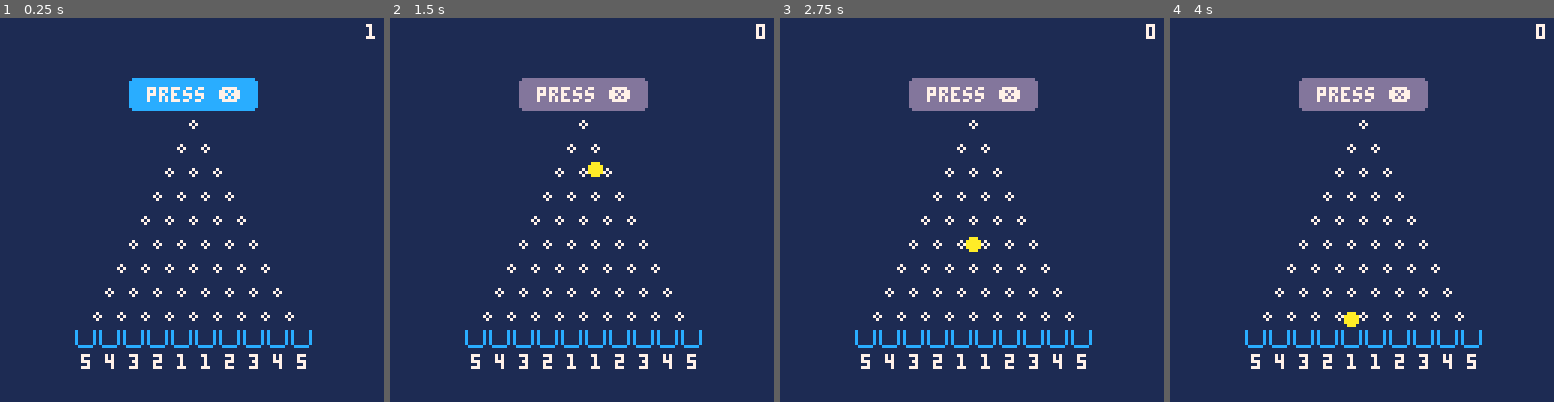
Above: before the commit, frames 1-4 (left to right).
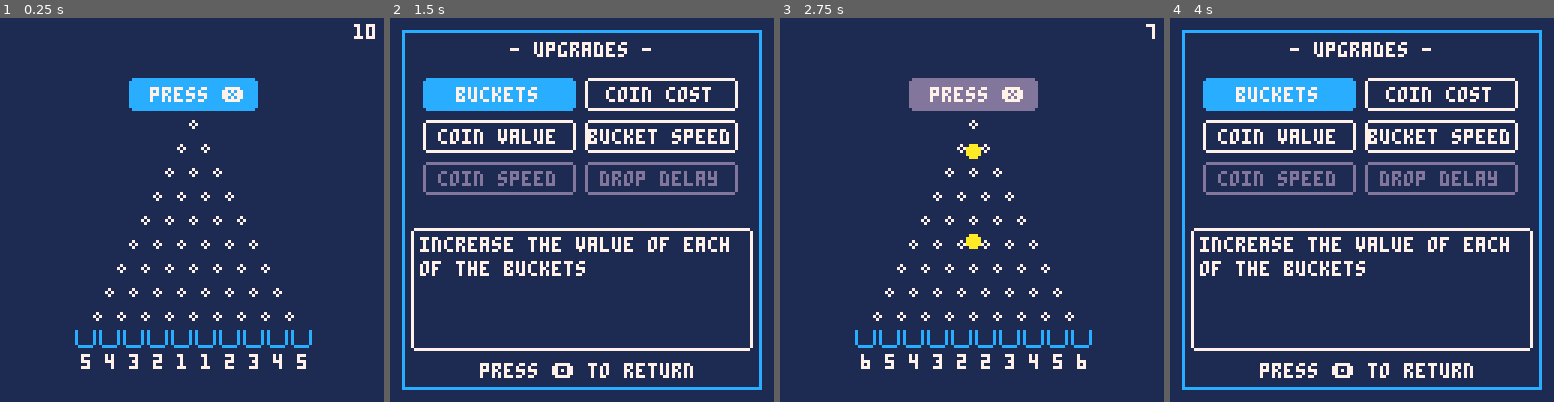
Above: after the commit, the same moments.

Repository: kjbrown-sandbox/pico-8
Game: PICO-8 cartridge plunko.p8
Two runs of this game, one before a commit and one after it. Both use one fixed random seed, a clock stepped at 60 frames per second and the inputs below.
Inputs:
- Up to frame 1 (0.25 s): no input
- Up to frame 2 (1.5 s): tap X (X key) at 0.33, 1.07 s; tap O (Z key) at 0.7 s
- Up to frame 3 (2.75 s): hold Right 1.6-2.1 s; tap O (Z key) at 1.7, 2.1, 2.5 s; tap X (X key) at 1.85 s; hold Up 2.15-2.42 s; hold Right from 2.47 s (still down)
- Up to frame 4 (4 s): tap O (Z key) at 2.9, 3.3, 3.7 s; tap X (X key) at 2.97 s; release Right at 3.03 s; hold Left 3.08-3.58 s; hold Down 3.63-3.97 s

The runs differ from the first frame. In frame 1, 0.6% of the frame differs, in the area x 38-98%, y 1-22%; in frame 2, 21%; in frame 3, 1.0%; in frame 4, 21%, in the area x 3-98%, y 1-97%.

Commit message:
Very rudimentary upgrade system

Diff:
--- a/plunko.p8
+++ b/plunko.p8
@@ -8,10 +8,16 @@
 	num_peg_rows = 9,
 }
 
+
+game_mode = {
+	drop = 1,
+	upgrade = 2,
+}
+
 state = {
 	debug_text = "",
 	timers = {},
-	money = 1,
+	money = 10,
 	buckets = {},
 	special_coins = {
 		red = 0,
@@ -20,11 +26,12 @@
 	coin_cost = 1,
 	earnings_text = "",
 	disable_button_drop = false,
+	mode = game_mode.drop,
 }
 
 function _init()
 	state.buckets = {}
-	drop_button = new_button()
+	drop_button = new_drop_button()
 	start_x = 64 - (8 * (consts.num_buckets / 2 + 1)) + 1
 	bucket_value = flr(consts.num_buckets / 2)
 	for i = 1, consts.num_buckets do
@@ -35,30 +42,42 @@
 			bucket_value += 1
 		end
 	end
+	upgrades = new_upgrades()
 end
 
 function _update()
 	update_timers()
-	update_board()
-	drop_button:update()
 	for coin in all(state.fallings_coins) do
 		coin.update()
 	end
+
+	if state.mode == game_mode.drop then
+		update_board()
+		drop_button:update()
+	elseif state.mode == game_mode.upgrade then
+		upgrades:update()
+	end
 end
 
 function _draw()
 	cls(1)
-	map(0,0,0,0)
-	draw_board()
-	drop_button:draw()
-	for coin in all(state.fallings_coins) do
-		coin.draw()
-	end
-	draw_pegs()
-	for b in all(state.buckets) do
-		b.draw()
-	end
-	print(state.earnings_text, 126 - #state.earnings_text * 4, 9, 11)
+
+	if state.mode == game_mode.drop then
+		draw_board()
+		drop_button:draw()
+		for coin in all(state.fallings_coins) do
+			coin.draw()
+		end
+		draw_pegs()
+		for b in all(state.buckets) do
+			b.draw()
+		end
+		print(state.earnings_text, 126 - #state.earnings_text * 4, 9, 11)
+	elseif state.mode == game_mode.upgrade then
+		upgrades:draw()
+		-- cprint("coins: " .. state.money, 120, 7)
+		-- cprint("red coins: " .. state.special_coins.red, 120, 7)
+	end
 	print(state.debug_text, 0, 0, 7)
 
 end
@@ -70,7 +89,9 @@
 
 function update_board()
 	local can_drop_coin = not is_button_drop_disabled()
-	if btnp(❎) and can_drop_coin then
+	if btnp(🅾️) then
+		state.mode = game_mode.upgrade
+	elseif btnp(❎) and can_drop_coin then
 		if state.special_coins.red > 0 then
 			state.special_coins.red -= 1
 			add(state.fallings_coins, new_coin(coin_types.red))  -- red coin
@@ -85,7 +106,7 @@
 	return state.disable_button_drop or state.money < state.coin_cost
 end
 
-function new_button()
+function new_drop_button()
 	return {
 		update = function(self)
 			if self.waiting_to_reset then
@@ -110,18 +131,66 @@
 			local disabled = is_button_drop_disabled()
 			local color = (not disabled and 12 or 13)
 
-			rectfill(start_x, start_y, start_x + 40, start_y + 10, color)
-			-- draw sides to make it look rounded on corners
-			line(start_x - 1, start_y + 1, start_x - 1, start_y + 9, color)
-			line(start_x + 41, start_y + 1, start_x + 41, start_y + 9, color)
-
-			print("press ❎", start_x + 5, start_y + 3, 7)
+			-- rectfill(start_x, start_y, start_x + 40, start_y + 10, color)
+			-- -- draw sides to make it look rounded on corners
+			-- line(start_x - 1, start_y + 1, start_x - 1, start_y + 9, color)
+			-- line(start_x + 41, start_y + 1, start_x + 41, start_y + 9, color)
+			rounded_button_filled(start_x, start_y, start_x + 40, start_y + 10, "press ❎", color)
+
+			-- print("press ❎", start_x + 5, start_y + 3, 7)
 		end,
 	}
 end
 
 -->8
 -- utils
+-- center print text
+-- Helper function to split strings
+function split(str, delimiter)
+    local result = {}
+    local current = ""
+    for i = 1, #str do
+        local char = sub(str, i, i)
+        if char == delimiter then
+            if #current > 0 then
+                add(result, current)
+                current = ""
+            end
+        else
+            current = current .. char
+        end
+    end
+    if #current > 0 then
+        add(result, current)
+    end
+    return result
+end
+
+function cprint(text, y, color)
+	color = color or 7
+	print(text, 64 - #text * 2, y, color)
+end
+
+function rounded_button_filled(top_x, top_y, bottom_x, bottom_y, text, color)
+	local width = bottom_x - top_x
+	local height = bottom_y - top_y
+	rectfill(top_x, top_y, bottom_x, bottom_y, color)
+	line(top_x - 1, top_y + 1, top_x - 1, bottom_y - 1, color)
+	line(bottom_x + 1, top_y + 1, bottom_x + 1, bottom_y - 1, color)
+	print(text, top_x + (width / 2) - (#text * 2), top_y + (height / 2) - 2, 7)
+end
+
+function rounded_button(top_x, top_y, bottom_x, bottom_y, text, color)
+	local width = bottom_x - top_x
+	local height = bottom_y - top_y
+	-- rect(top_x, top_y, bottom_x, bottom_y, color)
+	line(top_x, top_y, bottom_x, top_y, color)
+	line(top_x, bottom_y, bottom_x, bottom_y, color)
+	line(top_x - 1, top_y + 1, top_x - 1, bottom_y - 1, color)
+	line(bottom_x + 1, top_y + 1, bottom_x + 1, bottom_y - 1, color)
+	print(text, top_x + (width / 2) - (#text * 2), top_y + (height / 2) - 2, color)
+end
+
 
 function new_point(x, y)
 	return {
@@ -380,6 +449,167 @@
 
 	return bucket
 end
+-->8
+-- upgrades
+selected_option = 1
+function new_upgrades()
+	local padding = 4
+	local top_of_desc = 70
+	local num_columns = 2
+	local upgrade_texts = {
+		{ title = "buckets", description = "increase the value of each of the buckets", on_press = function()
+			for b in all(state.buckets) do
+				b.value += 1
+			end
+			state.money -= 1
+		end},
+		-- { title = "red coins", description = "unlock red coins (costs 1 coin)", on_press = function()
+		-- 	if state.money >= 1 then
+		-- 		state.special_coins.red += 1
+		-- 		state.money -= 1
+		-- 	end
+		-- end, id = 2 },
+		{ title = "coin cost", description = "increase how much it costs to drop a coin", on_press = function() end },
+		{ title = "coin value", description = "increase how much each coin is worth (increases cost to drop)", on_press = function()
+		end },
+		-- { title = "red coins", description = "unlock red coins (costs 1 coin)", on_press = function()
+		-- 	if state.money >= 1 then
+		-- 		state.special_coins.red += 1
+		-- 		state.money -= 1
+		-- 	end
+		-- end },
+		{ title = "bucket speed", description = "increase how quickly buckets fill up", on_press = function() end },
+		{ title = "coin speed", description = "increase how quickly coins fall", on_press = function() end },
+		{ title = "drop delay", description = "shorten the delay between coin drops", on_press = function() end },
+	}
+	local upgrade_options = {}
+	for i = 1, #upgrade_texts do
+		local column = ((i - 1) % num_columns) + 1
+		local row = flr((i - 1) / num_columns) + 1
+		local pair = upgrade_texts[i]
+		local x = padding + 8 + (column - 1) * 54
+		local y = padding + 16 + (row - 1) * 14
+		add(upgrade_options, new_upgrade_option(x, y, pair.title, pair.description, pair.on_press, i))
+		-- 	local pair = upgrade_texts[i]
+		-- 	local x = padding + 8 + (j - 1) * 54
+		-- 	local y = padding + 16 + ((i - 1) * 14)
+		-- 	add(upgrade_options, new_upgrade_option(x, y, pair.title, pair.description))
+		-- end
+		-- add(upgrade_options, new_upgrade_option(8, 16 + (#upgrade_options * 12), pair.title, pair.description))
+	end
+
+	return {
+		update = function(self)
+			if btnp(🅾️) then
+				state.mode = game_mode.drop
+			end
+
+			if btnp(❎) then
+				local option = upgrade_options[selected_option]
+				if option then
+					option:on_press()
+				end
+			end
+
+			local row = flr((selected_option - 1) / num_columns) + 1
+			local col = ((selected_option - 1) % num_columns) + 1
+			local num_rows = ceil(#upgrade_options / num_columns)
+
+			if btnp(⬅️) then
+				if col > 1 then
+					selected_option -= 1
+				end
+			elseif btnp(➡️) then
+				if col < num_columns and selected_option < #upgrade_options then
+					selected_option += 1
+				end
+			elseif btnp(⬆️) then
+				if row > 1 then
+					selected_option -= num_columns
+				end
+			elseif btnp(⬇️) then
+				if row < num_rows and selected_option + num_columns <= #upgrade_options then
+					selected_option += num_columns
+				end
+			end
+		end,
+
+		draw_description = function(self)
+			local option = upgrade_options[selected_option]
+			local desc = option.description
+			local max_len = 26  -- shorter lines work better on PICO-8
+			local lines = {}
+			local current_line = ""
+
+			-- Split by words
+			for word in all(split(desc, " ")) do
+				if #current_line + #word + 1 <= max_len then
+						if #current_line > 0 then
+							current_line = current_line .. " " .. word
+						else
+							current_line = word
+						end
+				else
+						add(lines, current_line)
+						current_line = word
+				end
+			end
+
+			if #current_line > 0 then
+				add(lines, current_line)
+			end
+
+			-- Draw lines
+			for i = 1, #lines do
+				print(lines[i], padding * 2 + 2, top_of_desc + 3 + (i-1) * 8, 7)
+			end
+		end,
+
+		draw = function(self)
+			rectfill(padding, padding, 127 - padding, 127 - padding, 1)
+			rect(padding, padding, 127 - padding, 127 - padding, 12)
+			cprint("- upgrades -", 8, 7)
+			for option in all(upgrade_options) do
+				option:draw()
+			end
+			rounded_button(padding * 2, top_of_desc, 127 - padding * 2, 110, "", 7)
+			self.draw_description(self)
+			cprint("press 🅾️ to return", 115, 7)
+		end,
+	}
+end
+
+options_unlocked = {1, 2, 3, 4}
+
+function new_upgrade_option(x, y, title, description, on_press, id)
+	return {
+		title = title,
+		description = description,
+
+		on_press = function()
+			if not options_unlocked[id] then
+				return
+			end
+			on_press()
+			sfx(3)
+		end,
+
+		-- update = function(self)
+		-- 	on_press()
+		-- 	sfx(3)
+		-- end,
+
+		draw = function(self)
+			if not options_unlocked[id] then
+				rounded_button(x, y, x + 48, y + 10, self.title, 13)
+			elseif selected_option == id then
+				rounded_button_filled(x, y, x + 48, y + 10, self.title, 12)
+			else
+				rounded_button(x, y, x + 48, y + 10, self.title, 7)
+			end
+		end,
+	}
+end
 
 __gfx__
 00000000c00000c00000000000000000000000000000000000000000000000000000000000000000000000000000000000000000000000000000000000000000
@@ -390,12 +620,12 @@
 007007000ccccc000000000000000000000000000000000000000000000000000000000000000000000000000000000000000000000000000000000000000000
 00000000000000000000000000000000000000000000000000000000000000000000000000000000000000000000000000000000000000000000000000000000
 00000000000000000000000000000000000000000000000000000000000000000000000000000000000000000000000000000000000000000000000000000000
-70000070000000000aaa000000000000000000000000000000000000000000000000000000000000000000000000000000000000000000000000000000000000
-7000007000000000aaaaa00000000000000000000000000000000000000000000000000000000000000000000000000000000000000000000000000000000000
-7000007000000700aaaaa00000000000000000000000000000000000000000000000000000000000000000000000000000000000000000000000000000000000
-7000007000007070aaaaa00000000000000000000000000000000000000000000000000000000000000000000000000000000000000000000000000000000000
-70000070000007000aaa000000000000000000000000000000000000000000000000000000000000000000000000000000000000000000000000000000000000
-07777700000000000000000000000000000000000000000000000000000000000000000000000000000000000000000000000000000000000000000000000000
+70000070000000000aaa000005550000000000000000000000000000000000000000000000000000000000000000000000000000000000000000000000000000
+7000007000000000aaaaa00005050000000000000000000000000000000000000000000000000000000000000000000000000000000000000000000000000000
+7000007000000700aaaaa00055555000000000000000000000000000000000000000000000000000000000000000000000000000000000000000000000000000
+7000007000007070aaaaa00055555000000000000000000000000000000000000000000000000000000000000000000000000000000000000000000000000000
+70000070000007000aaa000055555000000000000000000000000000000000000000000000000000000000000000000000000000000000000000000000000000
+07777700000000000000000055555000000000000000000000000000000000000000000000000000000000000000000000000000000000000000000000000000
 00000000000000000000000000000000000000000000000000000000000000000000000000000000000000000000000000000000000000000000000000000000
 00000000000000000000000000000000000000000000000000000000000000000000000000000000000000000000000000000000000000000000000000000000
 00000000000000000000000000000000000000000000000000000000000000000000000000000000000000000000000000000000000000000000000000000000
